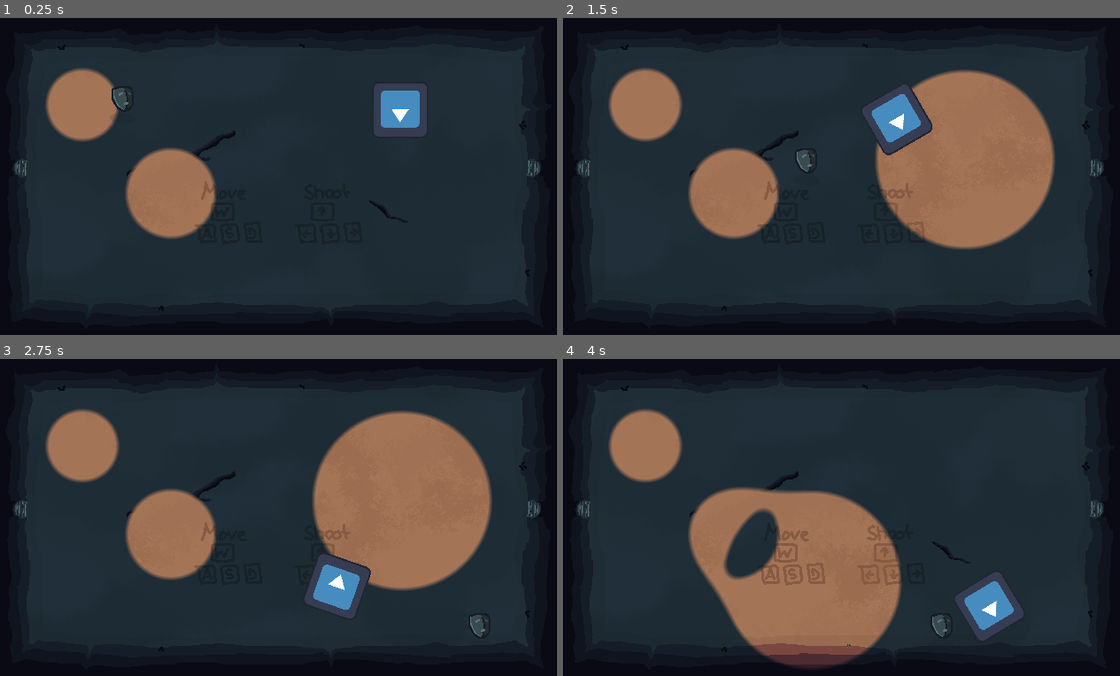
Above: before the commit, frames 1-4 (two rows, left to right).
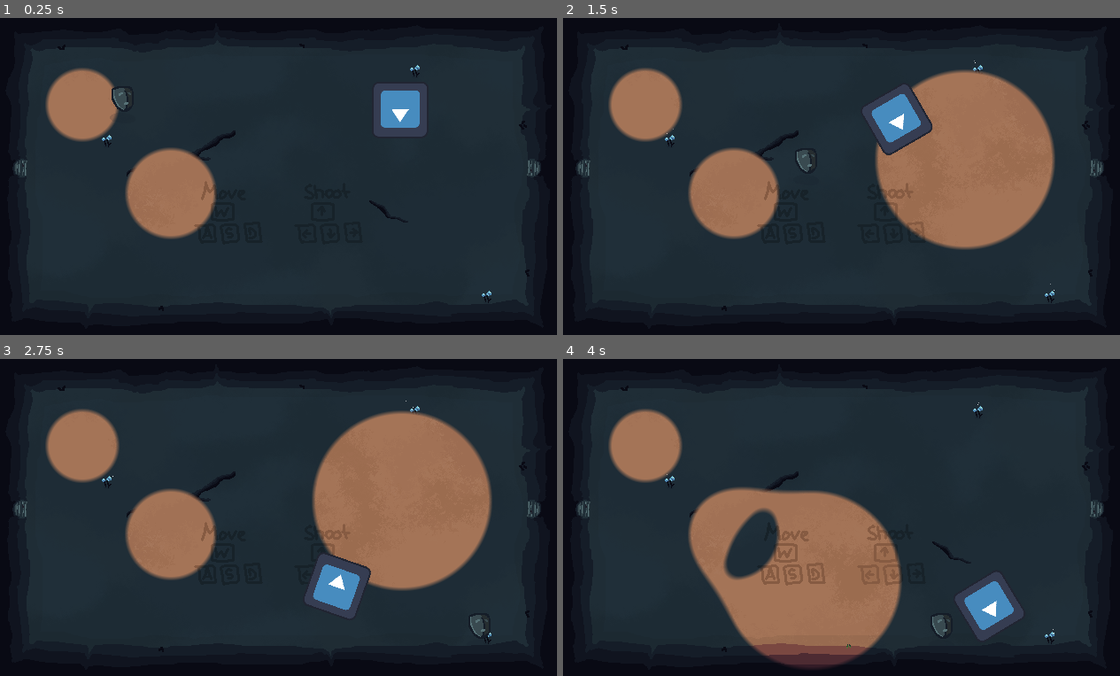
Above: after the commit, the same moments.

Repository: MarcelBlasius/Global-Game-Jam-2026
Game: Godot game, scene res://scenes/main_scene.tscn
Same seed, same stepped clock (60 frames per second), same inputs: the game is played once before the commit and once after it. The engine's default icon, where the game draws it, is replaced by a stand-in: a white triangle on a blue panel in a dark square.
Inputs (mouse positions are in pixels of both pictures, inside the frame that each line leads up to):
- Up to frame 1 (0.25 s): no input
- Up to frame 2 (1.5 s): tap Enter at 0.5 s; move the mouse to (964, 160) at 0.52 s; hold D (right) 0.53-1.28 s; tap Shift at 0.6, 1.35 s; click (964, 160) at 0.67 s; move the mouse to (724, 192) at 1.27 s; hold S (down) from 1.28 s (still down)
- Up to frame 3 (2.75 s): move the mouse to (334, 447) at 2.02 s; release S (down) at 2.03 s; hold D (right) from 2.03 s (still down); tap Shift at 2.1 s
- Up to frame 4 (4 s): move the mouse to (813, 580) at 2.77 s; release D (right) at 2.78 s; hold Up (shoot up) 2.78-3.53 s; tap Shift at 2.85, 3.6 s; click (813, 580) at 2.92 s; move the mouse to (1008, 565) at 3.52 s; hold A (left) from 3.53 s (still down)

The runs differ from the first frame. In frame 1, less than 0.1% of the frame differs, in the area x 18-89%, y 14-90%; in frame 2, less than 0.1%; in frame 3, less than 0.1%; in frame 4, less than 0.1%, in the area x 18-89%, y 13-90%.

Commit message:
game menu

Diff:
--- a/spectra/project.godot
+++ b/spectra/project.godot
@@ -69,6 +69,16 @@
 "events": [Object(InputEventKey,"resource_local_to_scene":false,"resource_name":"","device":-1,"window_id":0,"alt_press …(195 unchanged characters)…
 ]
 }
+close_menu={
+"deadzone": 0.2,
+"events": [Object(InputEventKey,"resource_local_to_scene":false,"resource_name":"","device":-1,"window_id":0,"alt_pressed":false,"shift_pressed":false,"ctrl_pressed":false,"meta_pressed":false,"pressed":false,"keycode":0,"physical_keycode":4194305,"key_label":0,"unicode":0,"location":0,"echo":false,"script":null)
+]
+}
+open_menu={
+"deadzone": 0.2,
+"events": [Object(InputEventKey,"resource_local_to_scene":false,"resource_name":"","device":-1,"window_id":0,"alt_pressed":false,"shift_pressed":false,"ctrl_pressed":false,"meta_pressed":false,"pressed":false,"keycode":0,"physical_keycode":4194305,"key_label":0,"unicode":0,"location":0,"echo":false,"script":null)
+]
+}
 
 [layer_names]
 
--- /dev/null
+++ b/spectra/ressources/atlas_textures/game_menu/background.tres
@@ -0,0 +1,7 @@
+[gd_resource type="AtlasTexture" format=3 uid="uid://c6vtrlaei2hpi"]
+
+[ext_resource type="Texture2D" uid="uid://b06ewonenu7hk" path="res://ressources/spritesheet.png" id="1_7yayg"]
+
+[resource]
+atlas = ExtResource("1_7yayg")
+region = Rect2(928, 1568, 64, 64)
--- /dev/null
+++ b/spectra/ressources/atlas_textures/game_menu/button_continue.tres
@@ -0,0 +1,7 @@
+[gd_resource type="AtlasTexture" format=3 uid="uid://cs7f0ur4vntf"]
+
+[ext_resource type="Texture2D" uid="uid://b06ewonenu7hk" path="res://ressources/spritesheet.png" id="1_sqeh3"]
+
+[resource]
+atlas = ExtResource("1_sqeh3")
+region = Rect2(672, 1704, 88, 32)
--- /dev/null
+++ b/spectra/ressources/atlas_textures/game_menu/button_continue_hovered.tres
@@ -0,0 +1,7 @@
+[gd_resource type="AtlasTexture" format=3 uid="uid://dc2w3fqkl8b6g"]
+
+[ext_resource type="Texture2D" uid="uid://b06ewonenu7hk" path="res://ressources/spritesheet.png" id="1_lc3cn"]
+
+[resource]
+atlas = ExtResource("1_lc3cn")
+region = Rect2(800, 1704, 88, 32)
--- /dev/null
+++ b/spectra/ressources/atlas_textures/game_menu/button_exit.tres
@@ -0,0 +1,7 @@
+[gd_resource type="AtlasTexture" format=3 uid="uid://c7qnem04040i"]
+
+[ext_resource type="Texture2D" uid="uid://b06ewonenu7hk" path="res://ressources/spritesheet.png" id="1_y7yjh"]
+
+[resource]
+atlas = ExtResource("1_y7yjh")
+region = Rect2(672, 1800, 40, 32)
--- /dev/null
+++ b/spectra/ressources/atlas_textures/game_menu/button_exit_hovered.tres
@@ -0,0 +1,7 @@
+[gd_resource type="AtlasTexture" format=3 uid="uid://dbjp4bnev0wc8"]
+
+[ext_resource type="Texture2D" uid="uid://b06ewonenu7hk" path="res://ressources/spritesheet.png" id="1_ponkd"]
+
+[resource]
+atlas = ExtResource("1_ponkd")
+region = Rect2(800, 1800, 40, 32)
--- /dev/null
+++ b/spectra/ressources/atlas_textures/game_menu/button_restart.tres
@@ -0,0 +1,7 @@
+[gd_resource type="AtlasTexture" format=3 uid="uid://rib1srvk1kpe"]
+
+[ext_resource type="Texture2D" uid="uid://b06ewonenu7hk" path="res://ressources/spritesheet.png" id="1_yglbi"]
+
+[resource]
+atlas = ExtResource("1_yglbi")
+region = Rect2(672, 1752, 64, 32)
--- /dev/null
+++ b/spectra/ressources/atlas_textures/game_menu/button_restart_hovered.tres
@@ -0,0 +1,7 @@
+[gd_resource type="AtlasTexture" format=3 uid="uid://nqn37qmeuvds"]
+
+[ext_resource type="Texture2D" uid="uid://b06ewonenu7hk" path="res://ressources/spritesheet.png" id="1_0jy4x"]
+
+[resource]
+atlas = ExtResource("1_0jy4x")
+region = Rect2(800, 1752, 64, 32)
--- a/spectra/ressources/atlas_textures/main_menu/button_quit.tres
+++ b/spectra/ressources/atlas_textures/main_menu/button_quit.tres
@@ -4,4 +4,4 @@
 
 [resource]
 atlas = ExtResource("1_a8h4p")
-region = Rect2(672, 1656, 96, 32)
+region = Rect2(672, 1656, 56, 32)
--- a/spectra/ressources/atlas_textures/main_menu/button_quit_hover.tres
+++ /dev/null
@@ -1,7 +0,0 @@
-[gd_resource type="AtlasTexture" format=3 uid="uid://bvfovj34ncq50"]
-
-[ext_resource type="Texture2D" uid="uid://b06ewonenu7hk" path="res://ressources/spritesheet.png" id="1_jmqst"]
-
-[resource]
-atlas = ExtResource("1_jmqst")
-region = Rect2(800, 1656, 96, 32)
--- /dev/null
+++ b/spectra/ressources/atlas_textures/main_menu/button_quit_hovered.tres
@@ -0,0 +1,7 @@
+[gd_resource type="AtlasTexture" format=3 uid="uid://bvfovj34ncq50"]
+
+[ext_resource type="Texture2D" uid="uid://b06ewonenu7hk" path="res://ressources/spritesheet.png" id="1_ldpgl"]
+
+[resource]
+atlas = ExtResource("1_ldpgl")
+region = Rect2(800, 1656, 56, 32)
--- a/spectra/ressources/atlas_textures/main_menu/button_start.tres
+++ b/spectra/ressources/atlas_textures/main_menu/button_start.tres
@@ -4,4 +4,4 @@
 
 [resource]
 atlas = ExtResource("1_mljes")
-region = Rect2(672, 1560, 96, 32)
+region = Rect2(672, 1560, 64, 32)
--- a/spectra/ressources/atlas_textures/main_menu/button_start_hover.tres
+++ /dev/null
@@ -1,7 +0,0 @@
-[gd_resource type="AtlasTexture" format=3 uid="uid://bnfgux2pxcmmk"]
-
-[ext_resource type="Texture2D" uid="uid://b06ewonenu7hk" path="res://ressources/spritesheet.png" id="1_vhkc2"]
-
-[resource]
-atlas = ExtResource("1_vhkc2")
-region = Rect2(800, 1560, 96, 32)
--- /dev/null
+++ b/spectra/ressources/atlas_textures/main_menu/button_start_hovered.tres
@@ -0,0 +1,7 @@
+[gd_resource type="AtlasTexture" format=3 uid="uid://bnfgux2pxcmmk"]
+
+[ext_resource type="Texture2D" uid="uid://b06ewonenu7hk" path="res://ressources/spritesheet.png" id="1_r66sd"]
+
+[resource]
+atlas = ExtResource("1_r66sd")
+region = Rect2(800, 1560, 64, 32)
--- a/spectra/ressources/atlas_textures/main_menu/main_menu_theme.tres
+++ /dev/null
@@ -1,3 +0,0 @@
-[gd_resource type="Theme" format=3 uid="uid://dvfr12sx6b08d"]
-
-[resource]
--- a/spectra/scenes/silas/background.tscn
+++ b/spectra/scenes/silas/background.tscn
@@ -1,6 +1,7 @@
 [gd_scene format=3 uid="uid://bv25mwaky7njn"]
 
 [ext_resource type="Texture2D" uid="uid://b06ewonenu7hk" path="res://ressources/spritesheet.png" id="1_hky1a"]
+[ext_resource type="PackedScene" uid="uid://c8f3q1vvtl1p2" path="res://scenes/silas/flower.tscn" id="2_ci8kt"]
 
 [sub_resource type="RectangleShape2D" id="RectangleShape2D_hky1a"]
 size = Vector2(640, 36)
@@ -38,6 +39,15 @@
 region_enabled = true
 region_rect = Rect2(1408, -8, 208, 88)
 
+[node name="Flower" parent="BackgroundWorld2" unique_id=196264919 instance=ExtResource("2_ci8kt")]
+position = Vector2(128, 141)
+
+[node name="Flower2" parent="BackgroundWorld2" unique_id=1228571943 instance=ExtResource("2_ci8kt")]
+position = Vector2(557, 317)
+
+[node name="Flower3" parent="BackgroundWorld2" unique_id=124609726 instance=ExtResource("2_ci8kt")]
+position = Vector2(476, 62)
+
 [node name="WallColliders" type="StaticBody2D" parent="." unique_id=51051484 groups=["environment"]]
 collision_mask = 0
 
--- /dev/null
+++ b/spectra/scenes/silas/game_menu.tscn
@@ -0,0 +1,82 @@
+[gd_scene format=3 uid="uid://dt2713sbc5xi5"]
+
+[ext_resource type="Script" uid="uid://dvtt64r7co8um" path="res://scripts/game_menu.gd" id="1_r3o0d"]
+[ext_resource type="Texture2D" uid="uid://cs7f0ur4vntf" path="res://ressources/atlas_textures/game_menu/button_continue.tres" id="2_11jwc"]
+[ext_resource type="PackedScene" uid="uid://cj3d4rudap4qg" path="res://scenes/main_scene.tscn" id="2_fp28n"]
+[ext_resource type="Texture2D" uid="uid://dc2w3fqkl8b6g" path="res://ressources/atlas_textures/game_menu/button_continue_hovered.tres" id="3_6i2d7"]
+[ext_resource type="PackedScene" uid="uid://c5fuyafloib7" path="res://scenes/silas/menu_button.tscn" id="3_11jwc"]
+[ext_resource type="PackedScene" uid="uid://owtaduiouwa3" path="res://scenes/silas/main_menu.tscn" id="3_p2c7i"]
+[ext_resource type="Texture2D" uid="uid://rib1srvk1kpe" path="res://ressources/atlas_textures/game_menu/button_restart.tres" id="4_snn1x"]
+[ext_resource type="Texture2D" uid="uid://nqn37qmeuvds" path="res://ressources/atlas_textures/game_menu/button_restart_hovered.tres" id="5_aigmv"]
+[ext_resource type="Texture2D" uid="uid://dxuca6bw6tatd" path="res://ressources/atlas_textures/main_menu/button_settings.tres" id="6_a64mi"]
+[ext_resource type="Texture2D" uid="uid://b3qbqyjrfim7m" path="res://ressources/atlas_textures/main_menu/button_settings_hovered.tres" id="7_a08ow"]
+[ext_resource type="Texture2D" uid="uid://c7qnem04040i" path="res://ressources/atlas_textures/game_menu/button_exit.tres" id="8_fp28n"]
+[ext_resource type="Texture2D" uid="uid://dbjp4bnev0wc8" path="res://ressources/atlas_textures/game_menu/button_exit_hovered.tres" id="9_p2c7i"]
+[ext_resource type="Texture2D" uid="uid://c6vtrlaei2hpi" path="res://ressources/atlas_textures/game_menu/background.tres" id="10_aigmv"]
+
+[node name="GameMenu" type="Control" unique_id=1060992188]
+layout_mode = 3
+anchors_preset = 15
+anchor_right = 1.0
+anchor_bottom = 1.0
+grow_horizontal = 2
+grow_vertical = 2
+size_flags_horizontal = 3
+size_flags_vertical = 3
+script = ExtResource("1_r3o0d")
+scene_to_load_on_restart = ExtResource("2_fp28n")
+scene_to_load_on_exit = ExtResource("3_p2c7i")
+
+[node name="Window" type="MarginContainer" parent="." unique_id=1644581855]
+layout_mode = 1
+anchors_preset = 8
+anchor_left = 0.5
+anchor_top = 0.5
+anchor_right = 0.5
+anchor_bottom = 0.5
+offset_left = -68.0
+offset_top = -99.0
+offset_right = 68.0
+offset_bottom = 99.0
+grow_horizontal = 2
+grow_vertical = 2
+
+[node name="TextureRect" type="TextureRect" parent="Window" unique_id=172034978]
+layout_mode = 2
+texture = ExtResource("10_aigmv")
+
+[node name="MarginContainer" type="MarginContainer" parent="Window" unique_id=2027553239]
+layout_mode = 2
+theme_override_constants/margin_left = 20
+theme_override_constants/margin_top = 20
+theme_override_constants/margin_right = 20
+theme_override_constants/margin_bottom = 20
+
+[node name="VBoxContainer" type="VBoxContainer" parent="Window/MarginContainer" unique_id=95940939]
+layout_mode = 2
+theme_override_constants/separation = 10
+
+[node name="ButtonContinue" parent="Window/MarginContainer/VBoxContainer" unique_id=936845202 instance=ExtResource("3_11jwc")]
+layout_mode = 2
+texture_normal = ExtResource("2_11jwc")
+texture_hover = ExtResource("3_6i2d7")
+
+[node name="ButtonRestart" parent="Window/MarginContainer/VBoxContainer" unique_id=1325181758 instance=ExtResource("3_11jwc")]
+layout_mode = 2
+texture_normal = ExtResource("4_snn1x")
+texture_hover = ExtResource("5_aigmv")
+
+[node name="ButtonSettings" parent="Window/MarginContainer/VBoxContainer" unique_id=239973182 instance=ExtResource("3_11jwc")]
+layout_mode = 2
+texture_normal = ExtResource("6_a64mi")
+texture_hover = ExtResource("7_a08ow")
+
+[node name="ButtonExit" parent="Window/MarginContainer/VBoxContainer" unique_id=1478839069 instance=ExtResource("3_11jwc")]
+layout_mode = 2
+texture_normal = ExtResource("8_fp28n")
+texture_hover = ExtResource("9_p2c7i")
+
+[connection signal="pressed" from="Window/MarginContainer/VBoxContainer/ButtonContinue" to="." method="_on_button_continue_pressed"]
+[connection signal="pressed" from="Window/MarginContainer/VBoxContainer/ButtonRestart" to="." method="_on_button_restart_pressed"]
+[connection signal="pressed" from="Window/MarginContainer/VBoxContainer/ButtonSettings" to="." method="_on_button_settings_pressed"]
+[connection signal="pressed" from="Window/MarginContainer/VBoxContainer/ButtonExit" to="." method="_on_button_exit_pressed"]
--- a/spectra/scenes/silas/main_menu.tscn
+++ b/spectra/scenes/silas/main_menu.tscn
@@ -2,15 +2,14 @@
 
 [ext_resource type="Script" uid="uid://b2pf5pmgiec63" path="res://scripts/main_menu.gd" id="1_36jji"]
 [ext_resource type="Texture2D" uid="uid://ba4a4idawf5wf" path="res://ressources/atlas_textures/main_menu/button_start.tres" id="2_2hyvm"]
-[ext_resource type="PackedScene" uid="uid://bkm6i8xqbq0eh" path="res://scenes/silas/test_proportions.tscn" id="2_evkfa"]
+[ext_resource type="PackedScene" uid="uid://cj3d4rudap4qg" path="res://scenes/main_scene.tscn" id="2_evkfa"]
 [ext_resource type="Texture2D" uid="uid://n5qhc5d4j003" path="res://ressources/atlas_textures/main_menu/background.tres" id="2_oe1it"]
-[ext_resource type="Theme" uid="uid://dvfr12sx6b08d" path="res://ressources/atlas_textures/main_menu/main_menu_theme.tres" id="3_36jji"]
 [ext_resource type="Texture2D" uid="uid://dxuca6bw6tatd" path="res://ressources/atlas_textures/main_menu/button_settings.tres" id="3_hhpil"]
-[ext_resource type="Texture2D" uid="uid://c0nd547dirnlg" path="res://ressources/atlas_textures/main_menu/button_quit.tres" id="4_36jji"]
-[ext_resource type="Texture2D" uid="uid://bnfgux2pxcmmk" path="res://ressources/atlas_textures/main_menu/button_start_hover.tres" id="5_ou2lu"]
-[ext_resource type="Script" uid="uid://qefuwcjn8fqt" path="res://scripts/main_menu_button.gd" id="6_36jji"]
-[ext_resource type="Texture2D" uid="uid://b3qbqyjrfim7m" path="res://ressources/atlas_textures/main_menu/button_settings_hover.tres" id="8_nwhpg"]
-[ext_resource type="Texture2D" uid="uid://bvfovj34ncq50" path="res://ressources/atlas_textures/main_menu/button_quit_hover.tres" id="10_evkfa"]
+[ext_resource type="PackedScene" uid="uid://c5fuyafloib7" path="res://scenes/silas/menu_button.tscn" id="4_36jji"]
+[ext_resource type="Texture2D" uid="uid://bnfgux2pxcmmk" path="res://ressources/atlas_textures/main_menu/button_start_hovered.tres" id="5_ou2lu"]
+[ext_resource type="Texture2D" uid="uid://b3qbqyjrfim7m" path="res://ressources/atlas_textures/main_menu/button_settings_hovered.tres" id="8_nwhpg"]
+[ext_resource type="Texture2D" uid="uid://c0nd547dirnlg" path="res://ressources/atlas_textures/main_menu/button_quit.tres" id="9_nwhpg"]
+[ext_resource type="Texture2D" uid="uid://bvfovj34ncq50" path="res://ressources/atlas_textures/main_menu/button_quit_hovered.tres" id="10_evkfa"]
 
 [node name="MainMenu" type="Control" unique_id=614620433]
 layout_mode = 3
@@ -44,37 +43,23 @@
 offset_bottom = 52.0
 grow_vertical = 2
 theme_override_constants/separation = 10
+alignment = 1
 
-[node name="ButtonStart" type="TextureButton" parent="VBoxContainer" unique_id=967530497]
-texture_filter = 1
+[node name="ButtonStart" parent="VBoxContainer" unique_id=936845202 instance=ExtResource("4_36jji")]
 layout_mode = 2
-theme = ExtResource("3_36jji")
 texture_normal = ExtResource("2_2hyvm")
 texture_hover = ExtResource("5_ou2lu")
-script = ExtResource("6_36jji")
 
-[node name="ButtonSettings" type="TextureButton" parent="VBoxContainer" unique_id=880513379]
-texture_filter = 1
+[node name="ButtonSettings" parent="VBoxContainer" unique_id=788100844 instance=ExtResource("4_36jji")]
 layout_mode = 2
-theme = ExtResource("3_36jji")
 texture_normal = ExtResource("3_hhpil")
 texture_hover = ExtResource("8_nwhpg")
-script = ExtResource("6_36jji")
 
-[node name="ButtonQuit" type="TextureButton" parent="VBoxContainer" unique_id=631083103]
-texture_filter = 1
+[node name="ButtonQuit" parent="VBoxContainer" unique_id=1228151890 instance=ExtResource("4_36jji")]
 layout_mode = 2
-theme = ExtResource("3_36jji")
-texture_normal = ExtResource("4_36jji")
+texture_normal = ExtResource("9_nwhpg")
 texture_hover = ExtResource("10_evkfa")
-script = ExtResource("6_36jji")
 
-[connection signal="button_down" from="VBoxContainer/ButtonStart" to="VBoxContainer/ButtonStart" method="_on_button_down"]
-[connection signal="button_up" from="VBoxContainer/ButtonStart" to="VBoxContainer/ButtonStart" method="_on_button_up"]
 [connection signal="pressed" from="VBoxContainer/ButtonStart" to="." method="_on_button_start_pressed"]
-[connection signal="button_down" from="VBoxContainer/ButtonSettings" to="VBoxContainer/ButtonSettings" method="_on_button_down"]
-[connection signal="button_up" from="VBoxContainer/ButtonSettings" to="VBoxContainer/ButtonSettings" method="_on_button_up"]
 [connection signal="pressed" from="VBoxContainer/ButtonSettings" to="." method="_on_button_settings_pressed"]
-[connection signal="button_down" from="VBoxContainer/ButtonQuit" to="VBoxContainer/ButtonQuit" method="_on_button_down"]
-[connection signal="button_up" from="VBoxContainer/ButtonQuit" to="VBoxContainer/ButtonQuit" method="_on_button_up"]
 [connection signal="pressed" from="VBoxContainer/ButtonQuit" to="." method="_on_button_quit_pressed"]
--- /dev/null
+++ b/spectra/scenes/silas/menu_button.tscn
@@ -0,0 +1,10 @@
+[gd_scene format=3 uid="uid://c5fuyafloib7"]
+
+[ext_resource type="Script" uid="uid://qefuwcjn8fqt" path="res://scripts/menu_button.gd" id="1_n8bpg"]
+
+[node name="MenuButton" type="TextureButton" unique_id=936845202]
+stretch_mode = 3
+script = ExtResource("1_n8bpg")
+
+[connection signal="button_down" from="." to="." method="_on_button_down"]
+[connection signal="button_up" from="." to="." method="_on_button_up"]
--- a/spectra/scenes/silas/test_proportions.tscn
+++ b/spectra/scenes/silas/test_proportions.tscn
@@ -11,9 +11,15 @@
 [node name="Flower" parent="." unique_id=196264919 instance=ExtResource("3_ixgpg")]
 position = Vector2(128, 141)
 
+[node name="Flower2" parent="." unique_id=563976055 instance=ExtResource("3_ixgpg")]
+position = Vector2(557, 317)
+
+[node name="Flower3" parent="." unique_id=1777896058 instance=ExtResource("3_ixgpg")]
+position = Vector2(476, 62)
+
 [node name="player" parent="." unique_id=472819889 instance=ExtResource("2_ixgpg")]
 physics_interpolation_mode = 0
-position = Vector2(316, 171)
+position = Vector2(339, 187)
 speed = 200
 
 [node name="Camera2D" type="Camera2D" parent="." unique_id=916459579]
--- /dev/null
+++ b/spectra/scripts/game_menu.gd
@@ -0,0 +1,30 @@
+extends Control
+
+@export var scene_to_load_on_restart: PackedScene
+@export var scene_to_load_on_exit: PackedScene
+
+@onready var window: MarginContainer = $Window
+
+func open() -> void:
+	window.show()
+
+func close() -> void:
+	window.hide()
+
+func _input(event: InputEvent) -> void:
+	if (event.is_action_pressed("open_menu") && !window.visible):
+		open()
+	elif (event.is_action_pressed("close_menu") && window.visible):
+		close()
+
+func _on_button_continue_pressed() -> void:
+	close()
+
+func _on_button_restart_pressed() -> void:
+	get_tree().change_scene_to_packed(scene_to_load_on_restart)
+
+func _on_button_settings_pressed() -> void:
+	pass # Replace with function body.
+
+func _on_button_exit_pressed() -> void:
+	get_tree().change_scene_to_packed(scene_to_load_on_exit)
Renamed: spectra/ressources/atlas_textures/main_menu/button_settings_hover.tres -> spectra/ressources/atlas_textures/main_menu/button_settings_hovered.tres
Binary file changed: spectra/ressources/spritesheet.png
Not shown, added: spectra/scripts/game_menu.gd.uid
Renamed: spectra/scripts/main_menu_button.gd -> spectra/scripts/menu_button.gd
Renamed: spectra/scripts/main_menu_button.gd.uid -> spectra/scripts/menu_button.gd.uid
